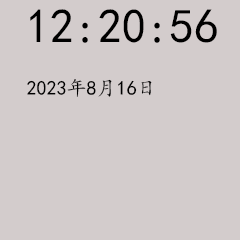
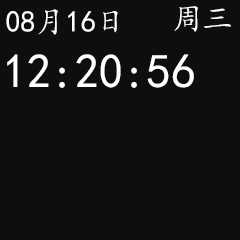
Layers edited between the first and the second 240x240 image:
painted on "12:20:56" over [7, 9, 217, 88]
added layer "周三" above "08月16日" over [174, 6, 231, 32]
renamed "2023年8月16日" to "08月16日", painted on it over [6, 9, 152, 97]
renamed "背景" to "图层 0", painted on it over [0, 0, 240, 240]
